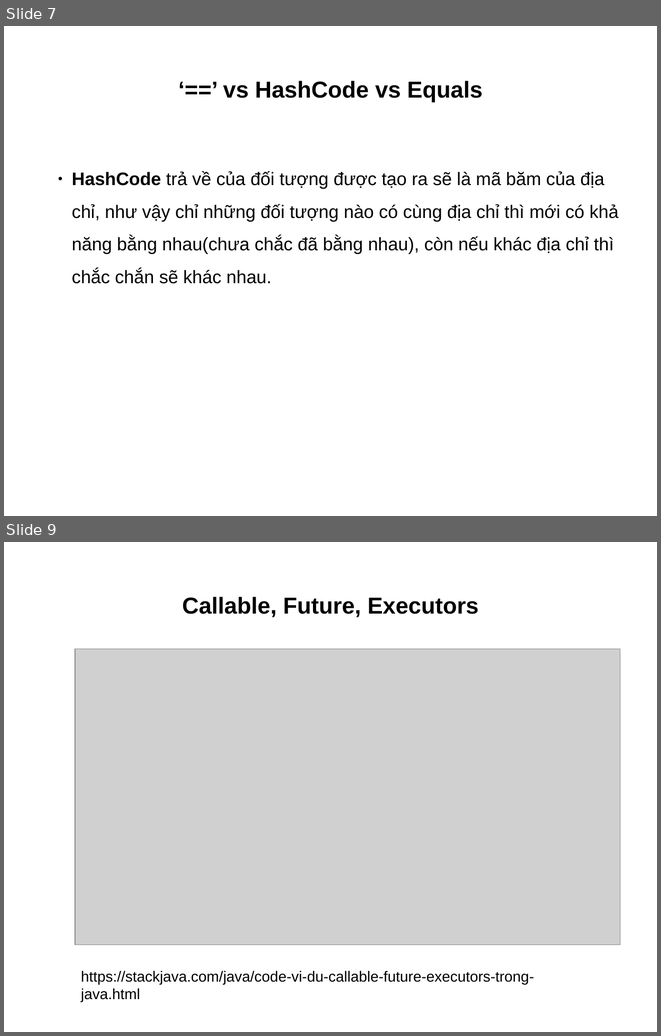
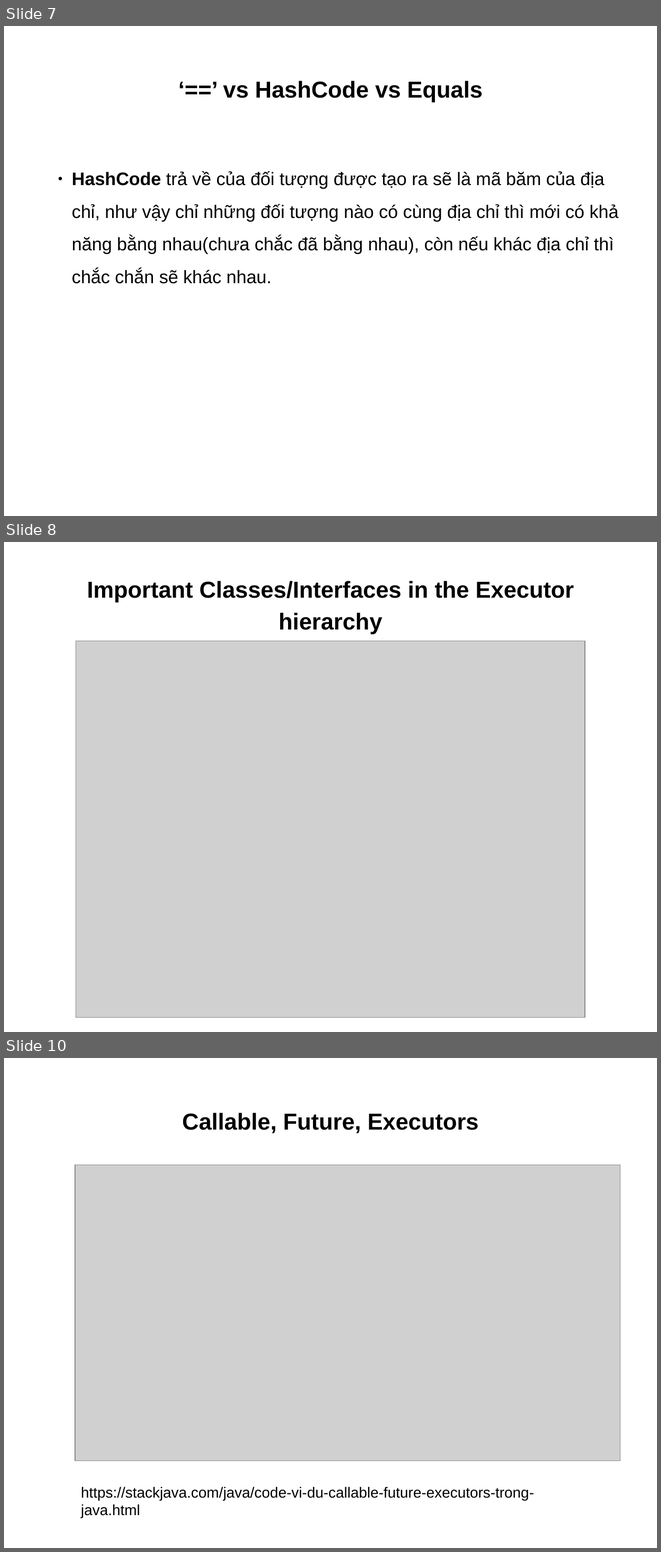
Before and after one commit to truongphan/documents, a slide deck: JavaCore.pptx. Shown one above the other, each under a label of ours: slides 7 and 9 before the commit, slides 7, 8 and 10 after it; the slides between them are not shown. The pictures are 661x1036 and 661x1552 pixels, drawn with LibreOffice and Linux fonts; fonts in the diff are those of the drawing; grey boxes stand for pictures. Boxes give left, top, right and bottom in pixels: in the first picture for what was removed or moved away, otherwise in the second. Text is boxed around its words. In the diff, an @@ line names an element or a change of style, - is before the commit and + after.

```diff
--- a/JavaCore.pptx
+++ b/JavaCore.pptx
@@ slide 8 added at [4,542,657,1032], background #FFFFFF @@
@@ text added at [87,581,574,634], 28 pt, text #000000, bold @@
+Important Classes/Interfaces in the Executor hierarchy
@@ picture added at [76,641,585,1017] @@
@@ what was slide 9 is now slide 10 @@
```
Also in this commit, not shown: 1 slide changed, 3 other files.
